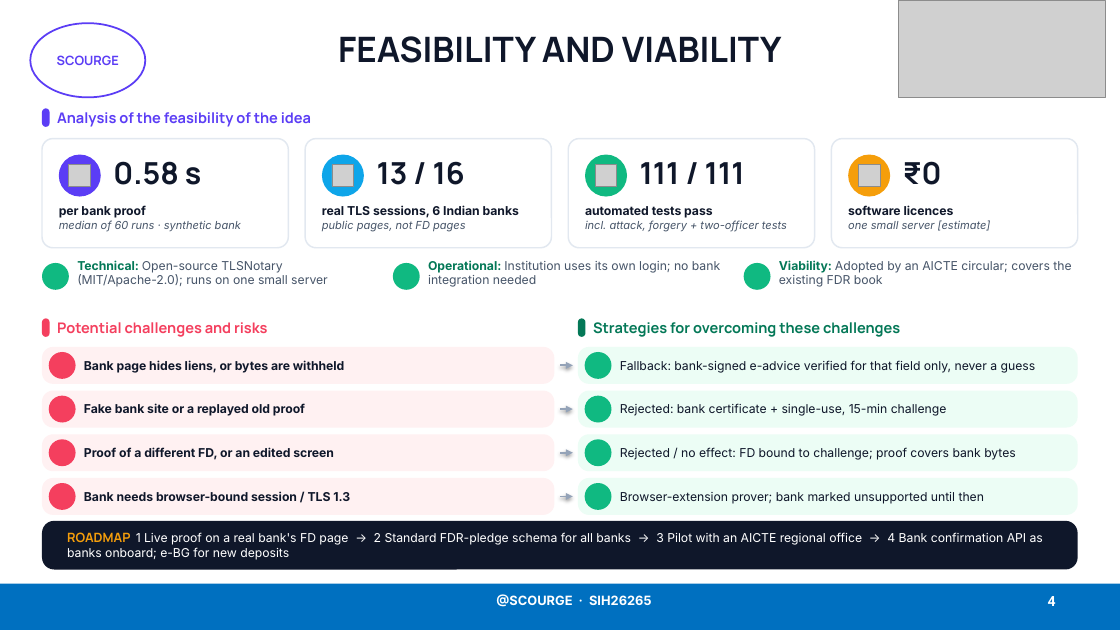
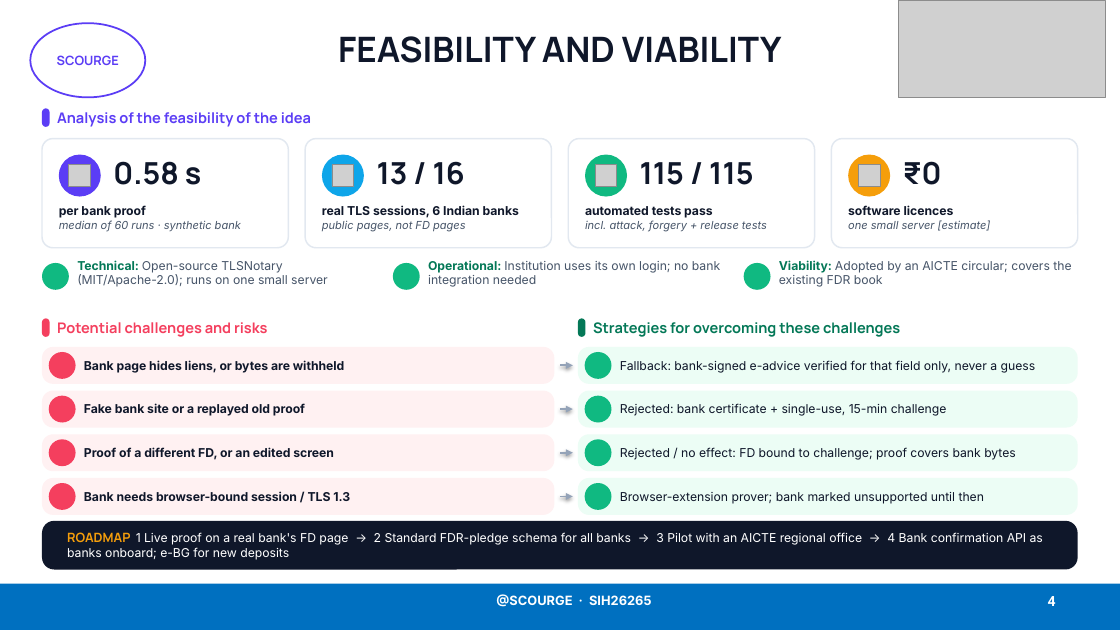
Before and after one commit to Lakki007/Arnavax-Scourge-SIH26265, a slide deck: slide 4 of docs/ppt/Scourge_SIH26265_Idea.pptx. Drawn at 1120x630 pixels with LibreOffice and Linux fonts; fonts in the diff are those of the drawing; grey boxes stand for pictures; background and template pictures are left out. Boxes give left, top, right and bottom in pixels: in the first picture for what was removed or moved away, otherwise in the second. Text is boxed around its words. In the diff, an @@ line names an element or a change of style, - is before the commit and + after.

```diff
--- a/docs/ppt/Scourge_SIH26265_Idea.pptx
+++ b/docs/ppt/Scourge_SIH26265_Idea.pptx
@@ text at <box>640,162,753,185</box>: text changed @@
-111 / 111
+115 / 115
@@ text at <box>585,220,767,231</box>: text changed @@
-incl. attack, forgery + two-officer tests
+incl. attack, forgery + release tests
```
Also in this commit, not shown: 2 other slides changed, 20 other files.
